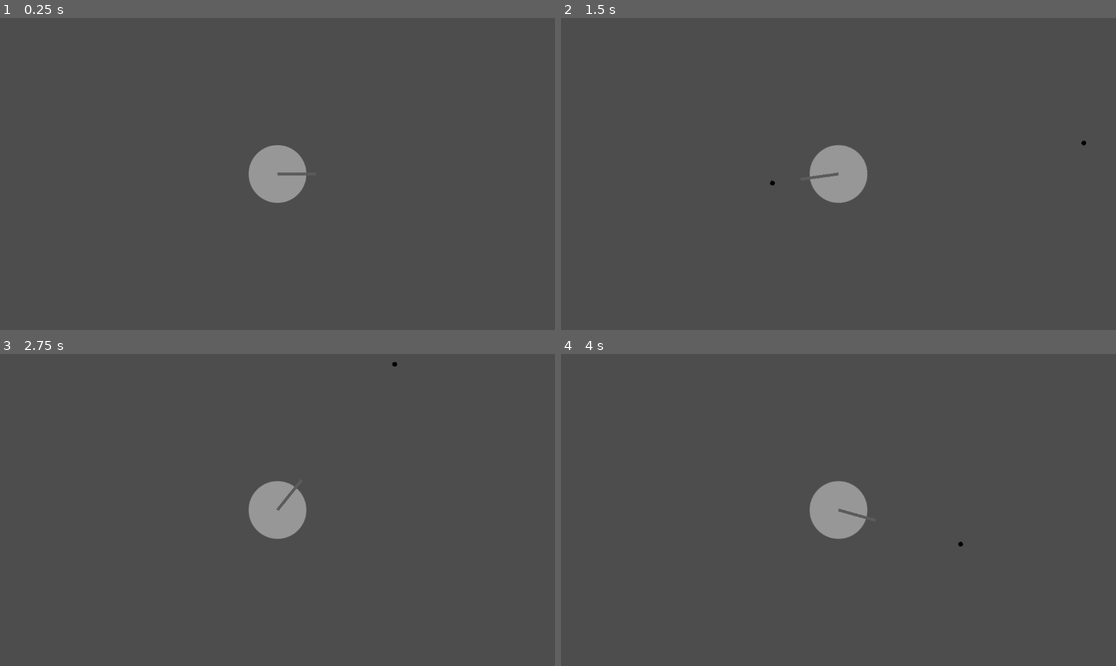
Above: before the commit, frames 1-4 (two rows, left to right).
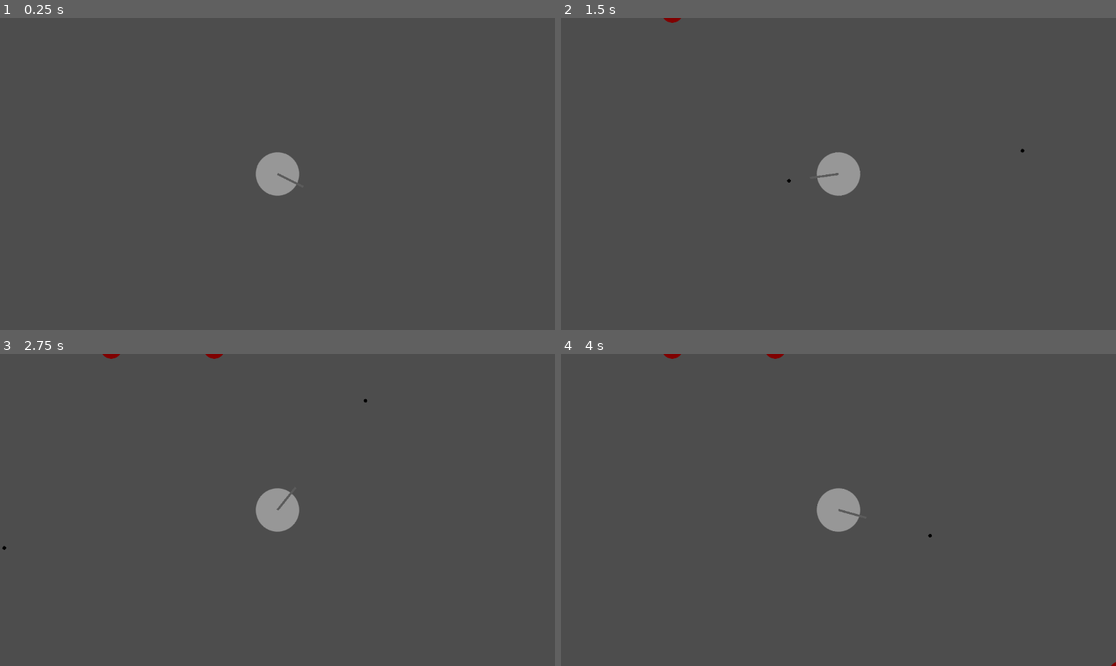
Above: after the commit, the same moments.

Repository: vadimsbanzers/shooter_game
Game: Godot game, scene res://Scenes/area.tscn
Two runs of this game, one before a commit and one after it. Both use one fixed random seed, a clock stepped at 60 frames per second and the inputs below.
Inputs (mouse positions are in pixels of both pictures, inside the frame that each line leads up to):
- Up to frame 1 (0.25 s): no input
- Up to frame 2 (1.5 s): tap Enter at 0.5 s; move the mouse to (960, 158) at 0.52 s; click (960, 158) at 0.6 s; tap Space at 1.25 s; move the mouse to (727, 189) at 1.27 s; click (727, 189) at 1.35 s
- Up to frame 3 (2.75 s): move the mouse to (333, 441) at 2.02 s; click (333, 441) at 2.1 s
- Up to frame 4 (4 s): tap Enter at 2.75 s; move the mouse to (810, 572) at 2.77 s; click (810, 572) at 2.85 s; move the mouse to (1005, 556) at 3.52 s; click (1005, 556) at 3.6 s

The runs differ from the first frame. In frame 1, 0.7% of the frame differs, in the area x 44-56%, y 40-60%; in frame 2, 0.8%; in frame 3, 0.8%, in the area x 0-72%, y 0-63%; in frame 4, 0.8%.
Error after the commit: Attempt to call function 'get_node' in base 'null instance' on a null instance. (res://Scenes/enemy.gd:9)

Commit message:
Add files via upload
Enemies now spawn outside camera view and go towards the player

Diff:
--- /dev/null
+++ b/Scenes/Area2D.gd
@@ -0,0 +1,36 @@
+extends Area2D
+
+
+# Called when the node enters the scene tree for the first time.
+@export var enemy : PackedScene = preload("res://Scenes/enemy.tscn")
+var timer = 180
+
+func _ready():
+	randomize()
+#func _process(delta):
+
+#	if timer < 1:
+#		spawn()
+#		timer = 180
+#	else:
+#		timer = timer - 1
+
+
+
+
+#func spawn():
+#	randomize()
+#	var enemySpawn = enemy.instantiate();
+#	enemySpawn.position.x = position.x + lerp(-500, 500, randf())
+#	enemySpawn.position.y = position.y + lerp(-500, 500, randf())
+#	get_parent().add_child(enemySpawn)
+
+
+func _on_timer_timeout():
+	var rng = RandomNumberGenerator.new()
+	rng.randomize()
+
+	$Path2D/PathFollow2D.progress = rng.randi_range(0, 5000)
+	var enemySpawn = enemy.instantiate();
+	enemySpawn.global_position = $Path2D/PathFollow2D/Marker2D.global_position
+	get_parent().add_child(enemySpawn)# Replace with function body.
--- /dev/null
+++ b/Scenes/EnemyTimer.gd
@@ -0,0 +1,11 @@
+extends Timer
+
+
+# Called when the node enters the scene tree for the first time.
+func _ready():
+	pass # Replace with function body.
+
+
+# Called every frame. 'delta' is the elapsed time since the previous frame.
+func _process(delta):
+	pass
--- a/Scenes/area.tscn
+++ b/Scenes/area.tscn
@@ -1,16 +1,25 @@
-[gd_scene load_steps=6 format=3 uid="uid://ccdns80r1kayl"]
+[gd_scene load_steps=8 format=3 uid="uid://ccdns80r1kayl"]
 
 [ext_resource type="Texture2D" uid="uid://ba43jkv8m41mk" path="res://Sprites/base.png" id="1_bshym"]
 [ext_resource type="Script" path="res://Scenes/Player.gd" id="1_tldc2"]
 [ext_resource type="Script" path="res://Scenes/Marker2D.gd" id="2_6qwxe"]
 [ext_resource type="Texture2D" uid="uid://crknyffukxt4i" path="res://Sprites/rect1.png" id="3_aeofa"]
+[ext_resource type="Script" path="res://Scenes/Area2D.gd" id="5_rxxo7"]
 
 [sub_resource type="CircleShape2D" id="CircleShape2D_uc7dj"]
 radius = 60.0
 
+[sub_resource type="Curve2D" id="Curve2D_njc5k"]
+bake_interval = 0.01
+_data = {
+"points": PackedVector2Array(800, 500, 0, 0, -800, -450, 0, 0, 0, 0, -800, 450, 0, 0, 0, 0, 800, 450, 0, 0, 0, 0, 800, -450, 0, 0, 0, 0, -800, -450)
+}
+point_count = 5
+
 [node name="Area" type="CharacterBody2D"]
 
 [node name="Camera2D" type="Camera2D" parent="."]
+zoom = Vector2(0.75, 0.75)
 
 [node name="Player" type="CharacterBody2D" parent="."]
 script = ExtResource("1_tldc2")
@@ -28,3 +37,24 @@
 [node name="Marker2D" type="Marker2D" parent="Player"]
 position = Vector2(80, 0)
 script = ExtResource("2_6qwxe")
+
+[node name="Spawner" type="Node2D" parent="."]
+
+[node name="Area2D" type="Area2D" parent="Spawner"]
+script = ExtResource("5_rxxo7")
+
+[node name="Path2D" type="Path2D" parent="Spawner/Area2D"]
+curve = SubResource("Curve2D_njc5k")
+
+[node name="PathFollow2D" type="PathFollow2D" parent="Spawner/Area2D/Path2D"]
+position = Vector2(-800, -450)
+rotation = 1.5708
+
+[node name="Marker2D" type="Marker2D" parent="Spawner/Area2D/Path2D/PathFollow2D"]
+position = Vector2(0, -1)
+rotation = -1.5708
+
+[node name="Timer" type="Timer" parent="Spawner/Area2D"]
+autostart = true
+
+[connection signal="timeout" from="Spawner/Area2D/Timer" to="Spawner/Area2D" method="_on_timer_timeout"]
--- a/project.godot
+++ b/project.godot
@@ -15,6 +15,10 @@
 config/features=PackedStringArray("4.1", "GL Compatibility")
 config/icon="res://icon.svg"
 
+[editor]
+
+movie_writer/movie_file="D:/Godot Games/Recordings/movies.avi"
+
 [input]
 
 click={
